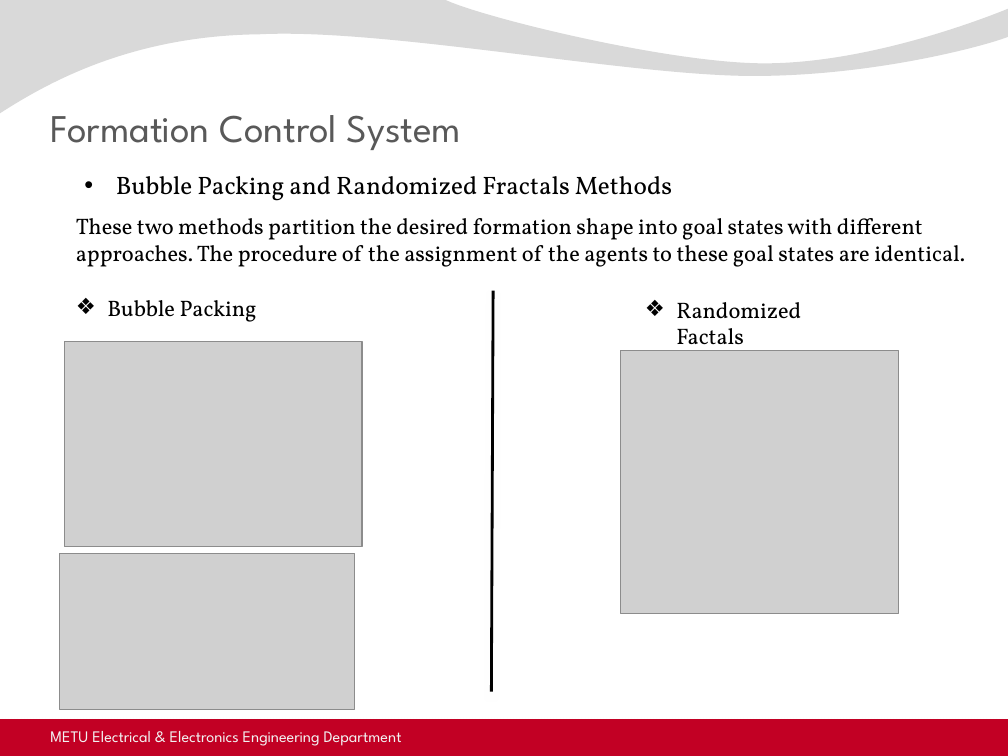
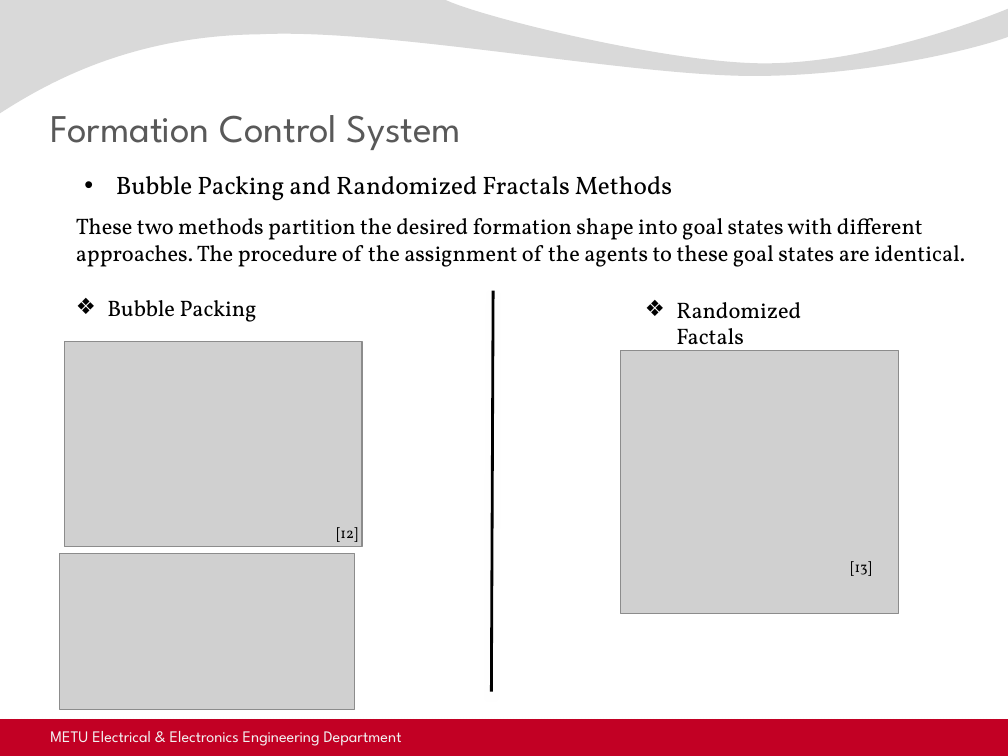
Before and after one commit to kadir4172/formation_control, a slide deck: slide 20 of juri_sunum.pptx. Drawn at 1008x756 pixels with LibreOffice and Linux fonts; fonts in the diff are those of the drawing; grey boxes stand for pictures; background and template pictures are left out. Boxes give left, top, right and bottom in pixels: in the first picture for what was removed or moved away, otherwise in the second. Text is boxed around its words. In the diff, an @@ line names an element or a change of style, - is before the commit and + after.

Commit message:
[update] formation control part added to presenta

```diff
--- a/juri_sunum.pptx
+++ b/juri_sunum.pptx
@@ text added at (337, 527, 358, 542), 10.5 pt, text #000000 @@
+[12]
@@ text added at (851, 561, 872, 576), 10.5 pt, text #000000 @@
+[13]
```
Also in this commit, not shown: 7 other slides changed, 1 other file.
